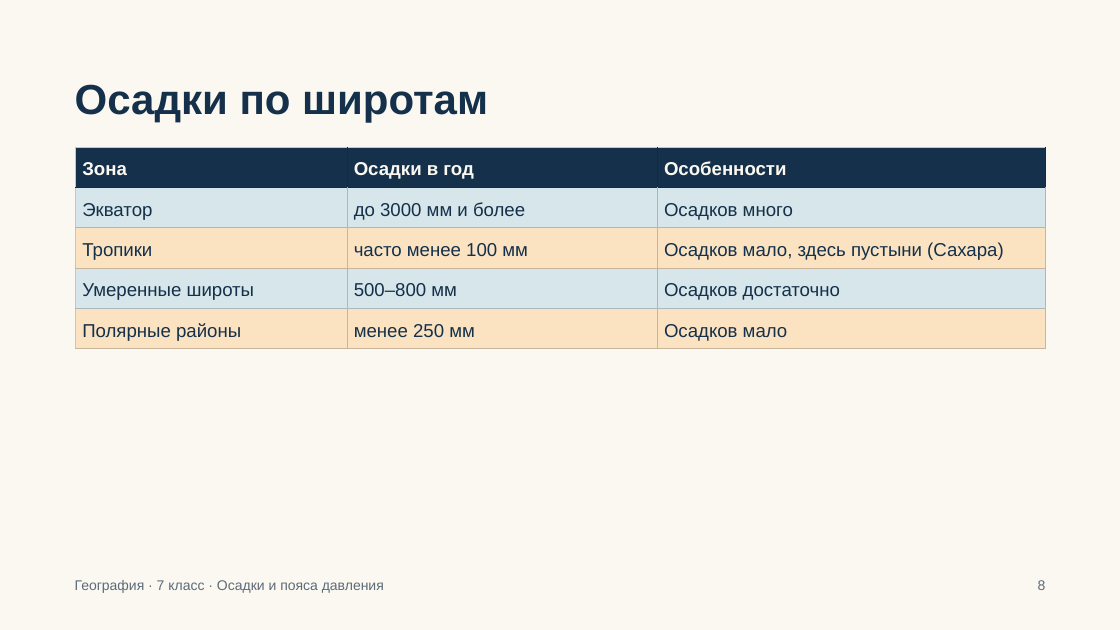
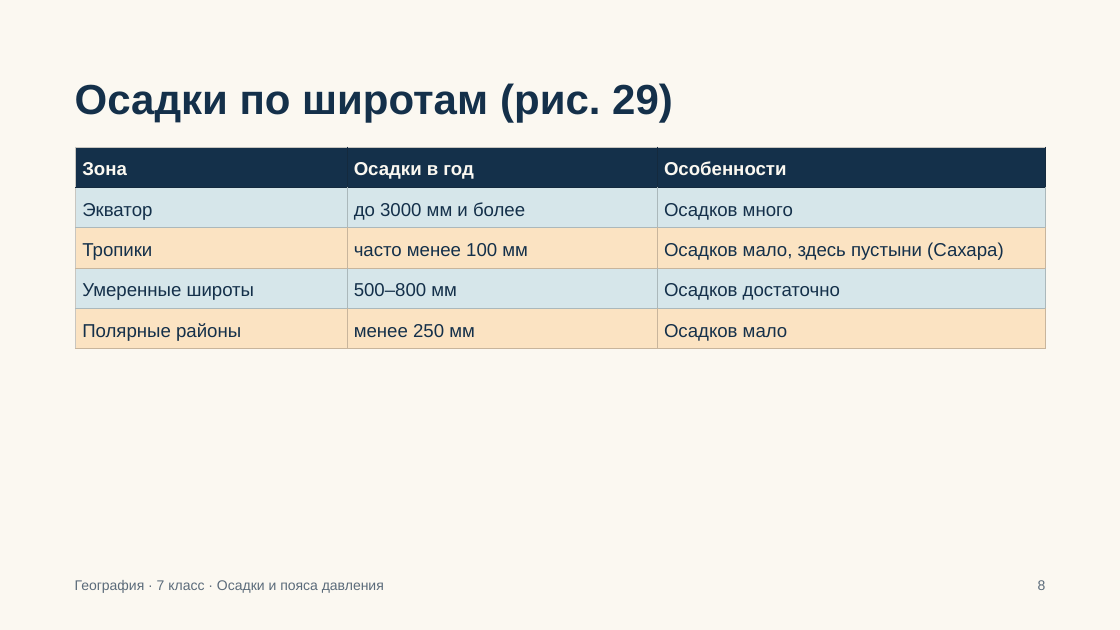
Before and after one commit to nmchv/web_wiki, a slide deck: slide 12 of files/slides/7/mv715b7i4z6-temperatura-osadki-davlenie.pptx (slide 6 before the commit). Drawn at 1120x630 pixels with LibreOffice and Linux fonts; fonts in the diff are those of the drawing. Boxes give left, top, right and bottom in pixels: in the first picture for what was removed or moved away, otherwise in the second. Text is boxed around its words. In the diff, an @@ line names an element or a change of style, - is before the commit and + after.

Commit message:
Загрузка: Температура. Осадки. Давление

```diff
--- a/files/slides/7/mv715b7i4z6-temperatura-osadki-davlenie.pptx
+++ b/files/slides/7/mv715b7i4z6-temperatura-osadki-davlenie.pptx
@@ title at (75,83,673,123): text changed @@
-Осадки по широтам
+Осадки по широтам (рис. 29)
```
Also in this commit, not shown: 8 slides added.
